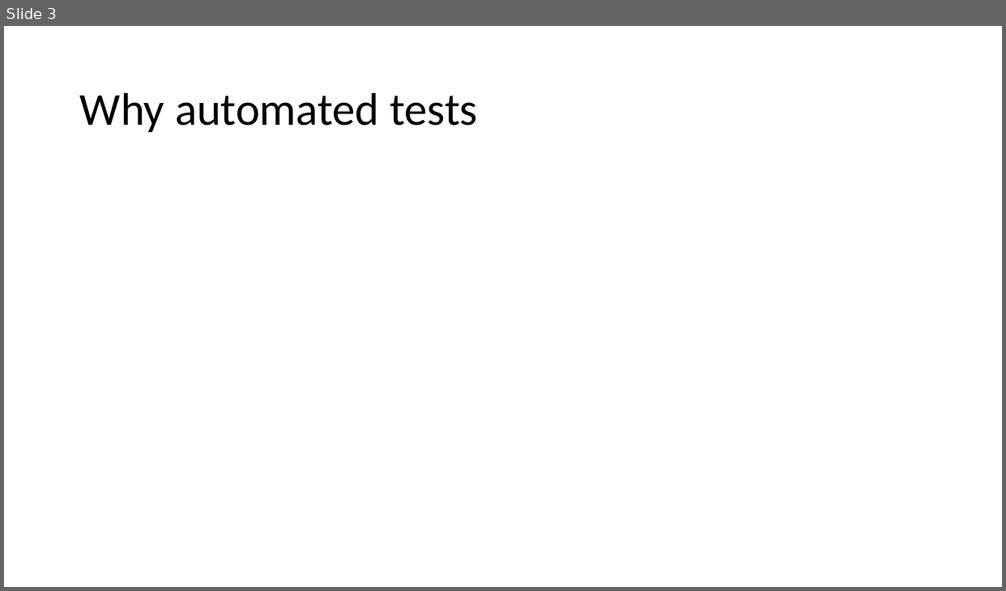
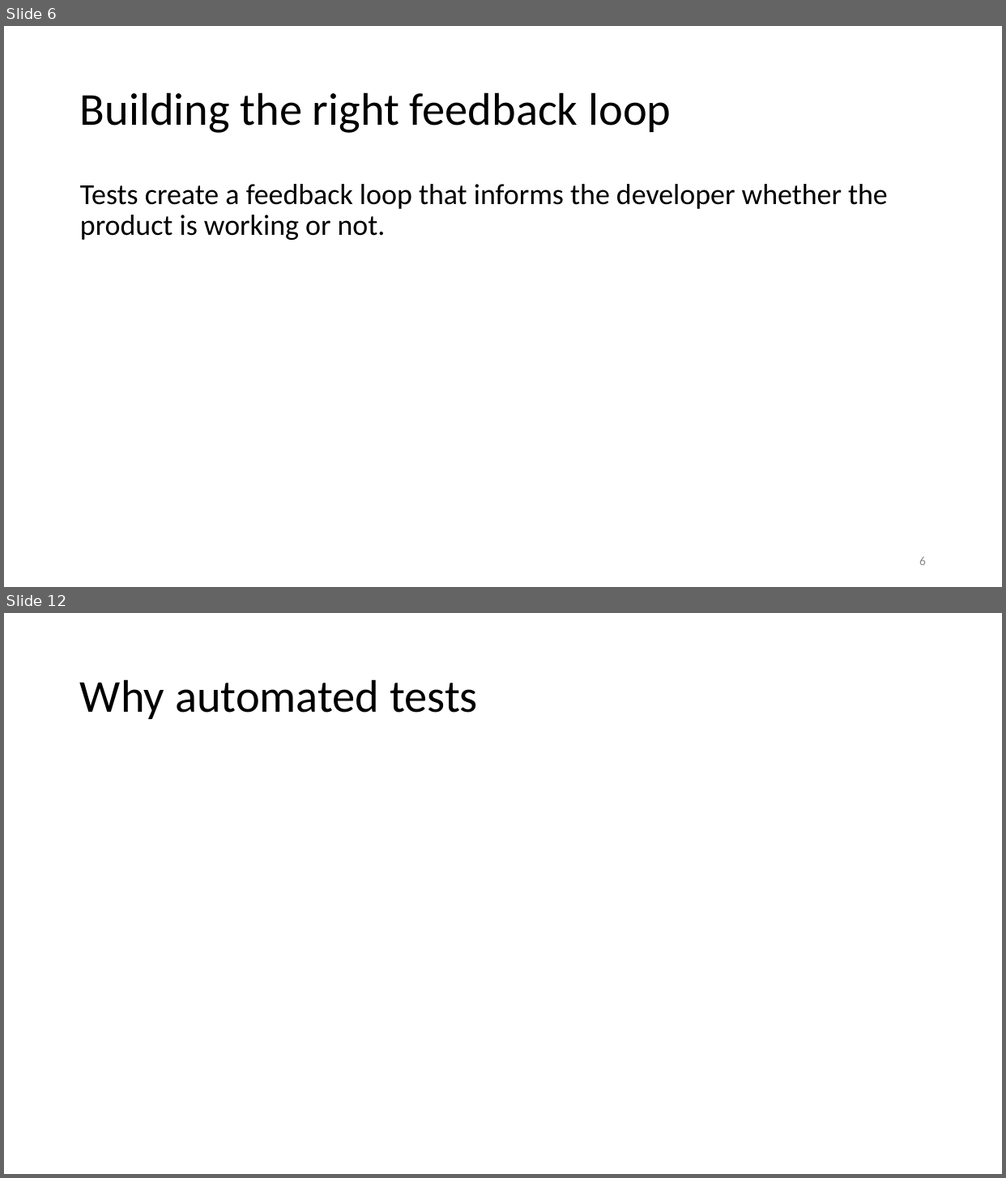
Before and after one commit to SunilPrasad/GithubRepo, a slide deck: TDDExamples/Persentation/TDD.pptx. Shown one above the other, each under a label of ours: slide 3 before the commit, slides 6 and 12 after it; the slides between them are not shown. The pictures are 1006x591 and 1006x1178 pixels, drawn with LibreOffice and Linux fonts; fonts in the diff are those of the drawing. Boxes give left, top, right and bottom in pixels: in the first picture for what was removed or moved away, otherwise in the second. Text is boxed around its words. In the diff, an @@ line names an element or a change of style, - is before the commit and + after.

```diff
--- a/TDDExamples/Persentation/TDD.pptx
+++ b/TDDExamples/Persentation/TDD.pptx
@@ slide 6 added at <box>4,26,1002,587</box>, background #FFFFFF @@
@@ title added at <box>80,92,671,133</box>, 44 pt, text #000000 @@
+Building the right feedback loop
@@ text added at <box>80,184,888,240</box>, 28 pt, text #000000 @@
+Tests create a feedback loop that informs the developer whether the product is working or not.
@@ page number added at <box>919,557,926,565</box>, 12 pt, text #8C8C8C @@
+6
@@ what was slide 3 is now slide 12 @@
```
Also in this commit, not shown: 1 slide changed, 33 other slides added, 8 other files.
